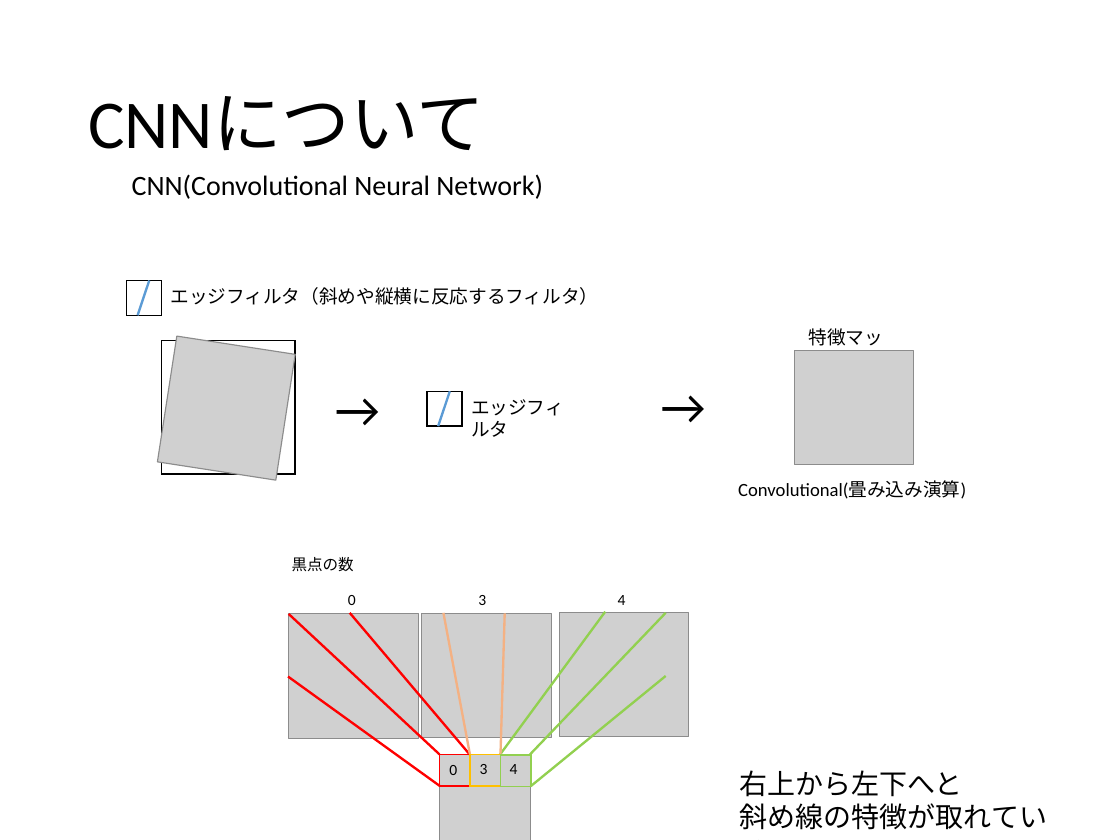
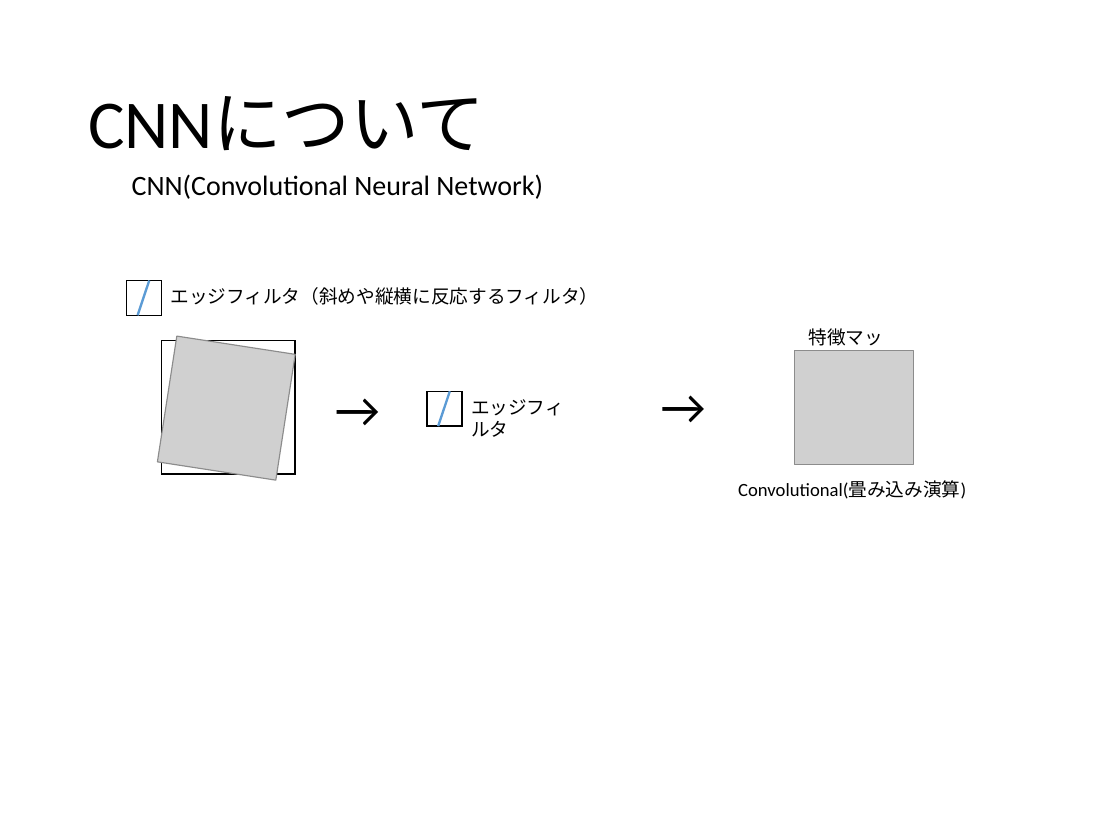
Before and after one commit to hara-lab-mizofumi/Seminar2016, a slide deck: slide 3 of 4-Caffeを使った画像分類.pptx (slide 4 before the commit). Drawn at 1120x840 pixels with LibreOffice and Linux fonts; fonts in the diff are those of the drawing; grey boxes stand for pictures. Boxes give left, top, right and bottom in pixels: in the first picture for what was removed or moved away, otherwise in the second. Text is boxed around its words. In the diff, an @@ line names an element or a change of style, - is before the commit and + after.

```diff
--- a/4-Caffeを使った画像分類.pptx
+++ b/4-Caffeを使った画像分類.pptx
@@ group removed at (x1=288, y1=557, x2=689, y2=840): 8 lines, 7 texts, 4 pictures, 3 rectangles @@
-黒点の数
-0
-3
-4
-0
-3
-4
@@ text removed at (x1=740, y1=770, x2=1047, y2=830) @@
-右上から左下へと
-斜め線の特徴が取れている
```
Also in this commit, not shown: 1 other slide changed, 9 slides added.
